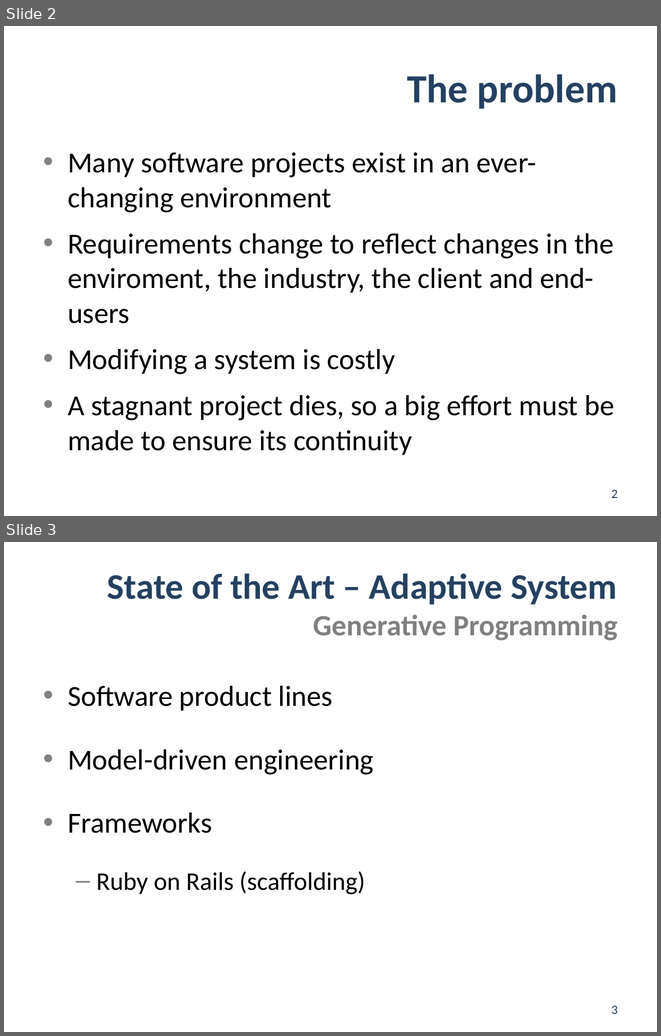
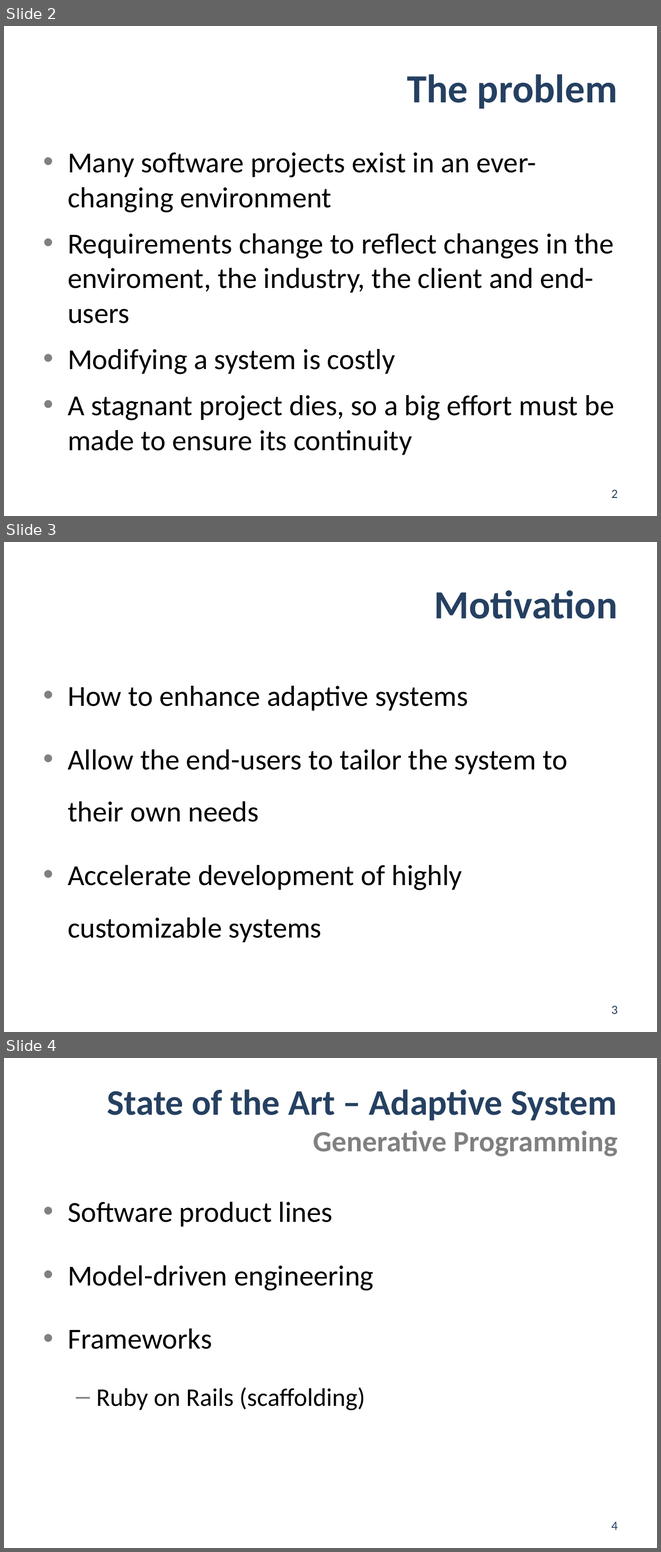
Before and after one commit to jgradim/thesis, a slide deck: presentations/pdis2.pptx. Shown one above the other, each under a label of ours: slides 2 and 3 before the commit, slides 2, 3 and 4 after it. The pictures are 661x1036 and 661x1552 pixels, drawn with LibreOffice and Linux fonts; fonts in the diff are those of the drawing. Boxes give left, top, right and bottom in pixels: in the first picture for what was removed or moved away, otherwise in the second. Text is boxed around its words. In the diff, an @@ line names an element or a change of style, - is before the commit and + after.

```diff
--- a/presentations/pdis2.pptx
+++ b/presentations/pdis2.pptx
@@ slide 3 added at (x1=4, y1=542, x2=657, y2=1032), background #FFFFFF @@
@@ title added at (x1=434, y1=590, x2=617, y2=619), 44 pt, text #254061, bold @@
+Motivation
@@ text added at (x1=68, y1=686, x2=567, y2=942), 32 pt, text #000000 @@
+• How to enhance adaptive systems
+• Allow the end-users to tailor the system to their own needs
+• Accelerate development of highly customizable systems
@@ page number added at (x1=611, y1=1005, x2=618, y2=1014), 14 pt, text #254061 @@
+3
@@ what was slide 3 is now slide 4 @@
@@ page number at (x1=611, y1=1521, x2=618, y2=1530): text changed @@
-3
+4
```
Also in this commit, not shown: 1 other slide added, 1 other file.
